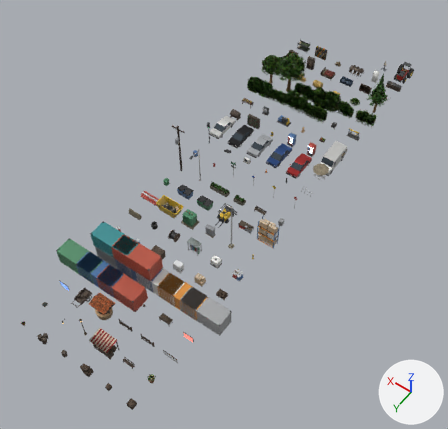
A saved change to the Blender file blender/source/props.blend.
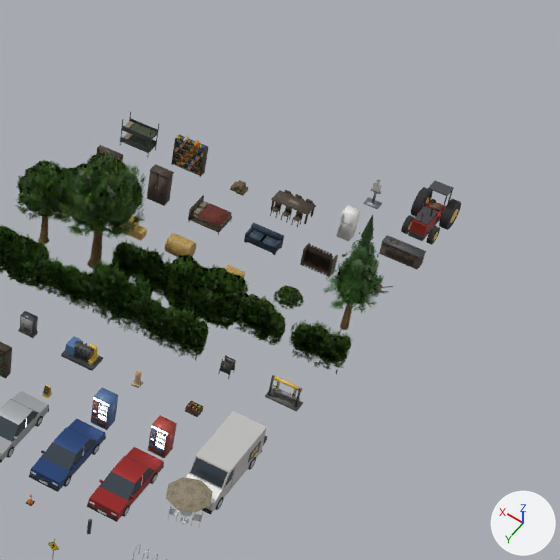
Each version is shown whole from a 50 mm camera at (-23.8, 15.4, 68.8) aimed at (8.3, -29.5, -1.7), then close up on the part from 57% to 100% of the width and 0% to 45% of the height. Lighting does not change. The marker at lower right points along +X, +Y and +Z. The first two pictures are the older version.

Names of what the first close-up shows: 'car_blue', 'car_red', 'car_silver', 'hedge_block', 'hedge_long', 'hedge_short', 'hedge_tall', 'target_base', 'tractor', 'tree_oak', 'tree_oak_small', 'tree_pine', 'van_white' and 36 more.
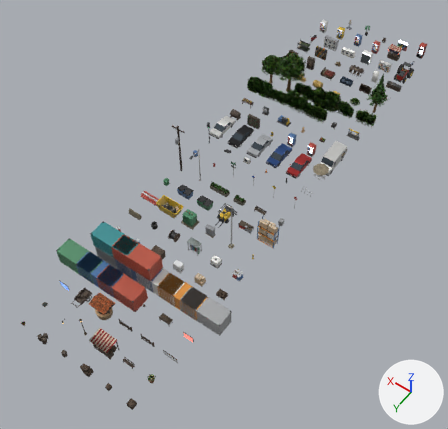
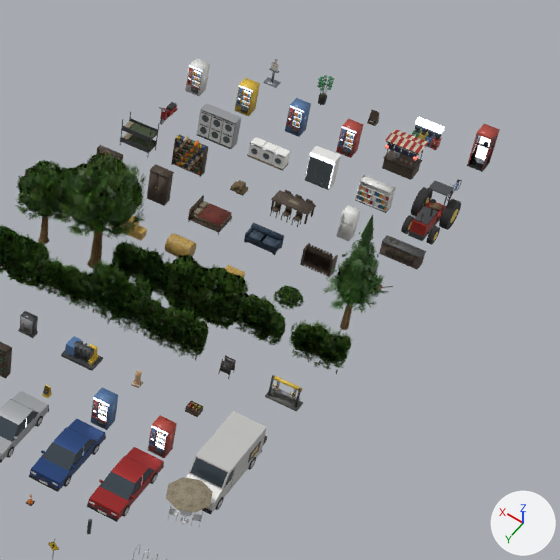
Pixel boxes [x1, y1, x2, y2] of what changed, in the close-ups (560 x 560 px):
'food_cart', added
    after: [382, 129, 429, 180]
'dryer_stack', added
    after: [197, 103, 241, 149]
'drink_fridge', added
    after: [305, 146, 341, 190]
'store_shelf', added
    after: [355, 175, 396, 213]
'phone_booth', added
    after: [467, 124, 500, 172]
'washer_row', added
    after: [247, 137, 290, 171]
'vend_red', added
    after: [336, 119, 364, 158]
'vend_blue', added
    after: [285, 98, 311, 137]
'vend_yellow', added
    after: [235, 78, 260, 116]
'vend_white', added
    after: [185, 58, 210, 96]
'gacha_bank', added
    after: [412, 117, 444, 150]
'target_base', moved
    before: [364, 188, 382, 209]
    after: [263, 68, 281, 88]
'bamboo_pot', added
    after: [317, 75, 334, 105]
'scooter', added
    after: [159, 102, 178, 125]
'sandwich_board', added
    after: [367, 110, 379, 126]
'plate', moved
    before: [373, 179, 381, 192]
    after: [271, 59, 279, 71]
'bicycle', added
    after: [447, 179, 462, 201]

The change, as a list of edits to the scene's bpy script:
```text
Add mat_neon_panels:
    mat_neon_panels = bpy.data.materials.new('neon_panels')
    # colours: white #ffffff, mixed with the vertex colours
    # uses the picture img_neon_panels_jpg
Add mat_can_lit:
    mat_can_lit = bpy.data.materials.new('can_lit')
    # nodes: BsdfPrincipled, Mix, OutputMaterial, VertexColor
    # colours: white #f3f3f3, mixed with the vertex colours
Add mat_lamp_vend:
    mat_lamp_vend = bpy.data.materials.new('lamp_vend')
    # nodes: BsdfPrincipled, Mix, OutputMaterial, VertexColor
    # colours: white #edf3ff, light grey #bcbfc8, mixed with the vertex colours
Add mat_neon_tube:
    mat_neon_tube = bpy.data.materials.new('neon_tube')
    # nodes: BsdfPrincipled, Mix, OutputMaterial, VertexColor
    # colours: white #ffffff, mixed with the vertex colours
Add mat_canvas_indigo:
    mat_canvas_indigo = bpy.data.materials.new('canvas_indigo')
    # colours: blue #45508b, mixed with the vertex colours
    # uses the picture img_plaster_albedo_jpg
    # uses the picture img_plaster_normal_jpg
    # uses the picture img_plaster_orm_jpg
Change ob_target_base:
    ob_target_base.location: (3.5, -70.0, 0.0) -> (14.0, -77.0, 0.0)
Add ob_bamboo_pot:
    ob_bamboo_pot = bpy.data.objects.new('bamboo_pot', me_bamboo_pot)  # 390 vertices, 444 faces; spans x -0.49..0.48, y -0.42..0.53, z 0.0..1.75
    ob_bamboo_pot.location = (10.5, -77.0, 0.0)
Add ob_sandwich_board:
    ob_sandwich_board = bpy.data.objects.new('sandwich_board', me_sandwich_board)  # 24 vertices, 12 faces; spans x -0.27..0.27, y -0.24..0.24, z 0.0..0.88
    ob_sandwich_board.location = (7.0, -77.0, 0.0)
Add ob_gacha_bank:
    ob_gacha_bank = bpy.data.objects.new('gacha_bank', me_gacha_bank)  # 840 vertices, 926 faces; spans x -0.86..0.86, y -0.24..0.23, z 0.0..1.45
    ob_gacha_bank.location = (3.5, -77.0, 0.0)
Add ob_phone_booth:
    ob_phone_booth = bpy.data.objects.new('phone_booth', me_phone_booth)  # 100 vertices, 84 faces; spans x -0.52..0.52, y -0.5..0.5, z 0.0..2.45
    ob_phone_booth.location = (0.0, -77.0, 0.0)
Add ob_vend_white:
    ob_vend_white = bpy.data.objects.new('vend_white', me_vend_white)  # 400 vertices, 300 faces; spans x -0.5..0.5, y -0.43..0.47, z 0.0..1.95
    ob_vend_white.location = (17.5, -73.5, 0.0)
Add ob_vend_yellow:
    ob_vend_yellow = bpy.data.objects.new('vend_yellow', me_vend_yellow)  # 400 vertices, 300 faces; spans x -0.5..0.5, y -0.43..0.47, z 0.0..1.95
    ob_vend_yellow.location = (14.0, -73.5, 0.0)
Add ob_vend_blue:
    ob_vend_blue = bpy.data.objects.new('vend_blue', me_vend_blue)  # 400 vertices, 300 faces; spans x -0.5..0.5, y -0.43..0.47, z 0.0..1.95
    ob_vend_blue.location = (10.5, -73.5, 0.0)
Add ob_vend_red:
    ob_vend_red = bpy.data.objects.new('vend_red', me_vend_red)  # 400 vertices, 300 faces; spans x -0.5..0.5, y -0.43..0.47, z 0.0..1.95
    ob_vend_red.location = (7.0, -73.5, 0.0)
Add ob_food_cart:
    ob_food_cart = bpy.data.objects.new('food_cart', me_food_cart)  # 338 vertices, 228 faces; spans x -1.1..1.1, y -0.65..0.78, z 0.0..2.45
    ob_food_cart.location = (3.5, -73.5, 0.0)
Add ob_bicycle:
    ob_bicycle = bpy.data.objects.new('bicycle', me_bicycle)  # 300 vertices, 208 faces; spans x -0.26..0.26, y -0.92..0.92, z 0.0..0.99
    ob_bicycle.location = (0.0, -73.5, 0.0)
Add ob_scooter:
    ob_scooter = bpy.data.objects.new('scooter', me_scooter)  # 172 vertices, 84 faces; spans x -0.33..0.33, y -0.82..0.84, z 0.0..1.06
    ob_scooter.location = (17.5, -70.0, 0.0)
Add ob_dryer_stack:
    ob_dryer_stack = bpy.data.objects.new('dryer_stack', me_dryer_stack)  # 182 vertices, 89 faces; spans x -1.2..1.2, y -0.36..0.38, z 0.0..1.9
    ob_dryer_stack.location = (14.0, -70.0, 0.0)
Add ob_washer_row:
    ob_washer_row = bpy.data.objects.new('washer_row', me_washer_row)  # 206 vertices, 105 faces; spans x -1.2..1.2, y -0.36..0.36, z 0.0..0.98
    ob_washer_row.location = (10.5, -70.0, 0.0)
Add ob_drink_fridge:
    ob_drink_fridge = bpy.data.objects.new('drink_fridge', me_drink_fridge)  # 892 vertices, 610 faces; spans x -0.8..0.8, y -0.38..0.4, z 0.0..2.05
    ob_drink_fridge.location = (7.0, -70.0, 0.0)
Add ob_store_shelf:
    ob_store_shelf = bpy.data.objects.new('store_shelf', me_store_shelf)  # 628 vertices, 480 faces; spans x -1.0..1.0, y -0.32..0.32, z 0.0..1.45
    ob_store_shelf.location = (3.5, -70.0, 0.0)
```
